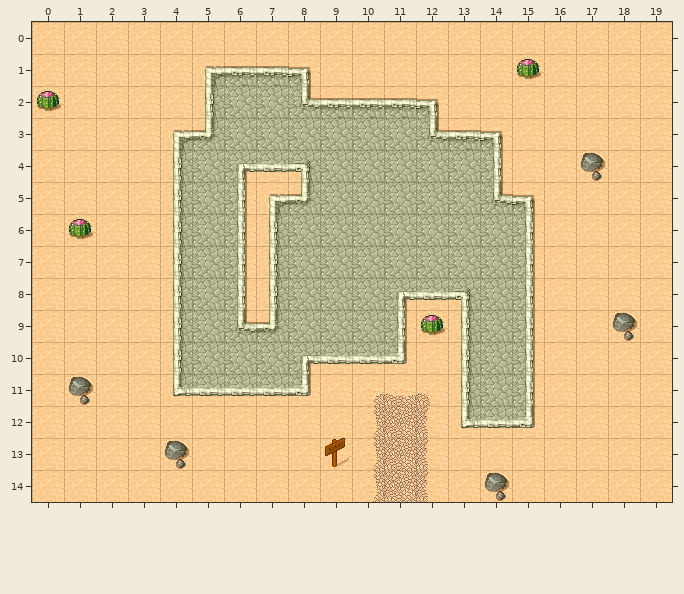
One commit to this Tiled map: Game/maps/far_west.tmx. The picture above was drawn from the file before the commit.
Cells are 32x32 px. Shown: x 0..19, y 0..14.
After the commit:
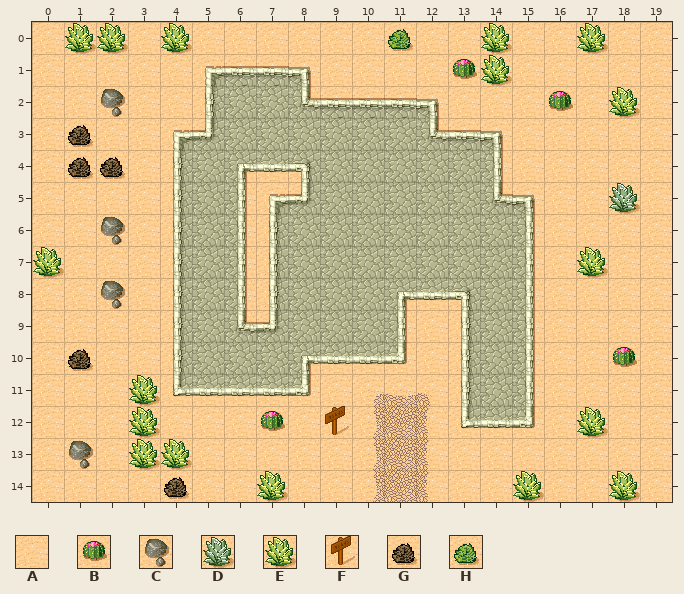
Key: from "tmw_desert_spacing": A 29, B 30, C 31, D 37, E 39, F 45, G 46, H 47.
_ is an empty cell, # one hidden under a higher layer, . an unchanged one.
Tiles of an added or newly shown layer are drawn over the layers below it.
Edits made:
--- layer "Capa basica"
@@ x 0..15 @@
- 1 ...............B
- 2 B...............
+ 1 ...............A
+ 2 A...............
@@ x 17..17 @@
- 4 C
+ 4 A
@@ x 1..1 @@
- 6 B
+ 6 A
@@ x 12..18 @@
- 9 B.....C
+ 9 A.....A
@@ x 1..1 @@
-11 C
+11 A
@@ x 4..14 @@
-13 C....F.....
-14 ..........C
+13 #....A.....
+14 ..........A
--- layer "Capa plantas" (added)
@@ x 0..18 @@
- 0 .__._......_.._.._.
- 1 .............__....
- 2 .._............._._
- 3 ._.................
- 4 .__................
- 5 .................._
- 6 .._................
- 7 _................_.
- 8 .._................
+ 0 .EE.E......H..E..E.
+ 1 .............BE....
+ 2 ..C.............B.E
+ 3 .G.................
+ 4 .GG................
+ 5 ..................D
+ 6 ..C................
+ 7 E................E.
+ 8 ..C................
@@ x 1..18 @@
-10 _................_
-11 .._...............
-12 .._..._._......._.
-13 _.__..............
-14 ..._.._......._.._
+10 G................B
+11 ..E...............
+12 ..E...B.F.......E.
+13 C.EE..............
+14 ...G..E.......E..E
